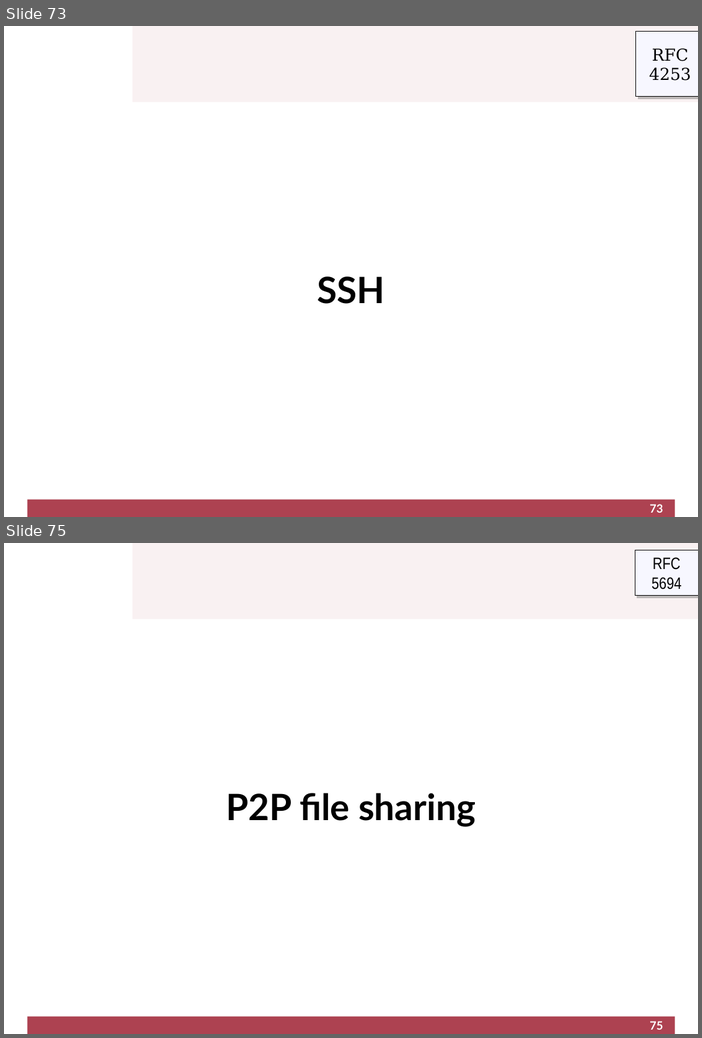
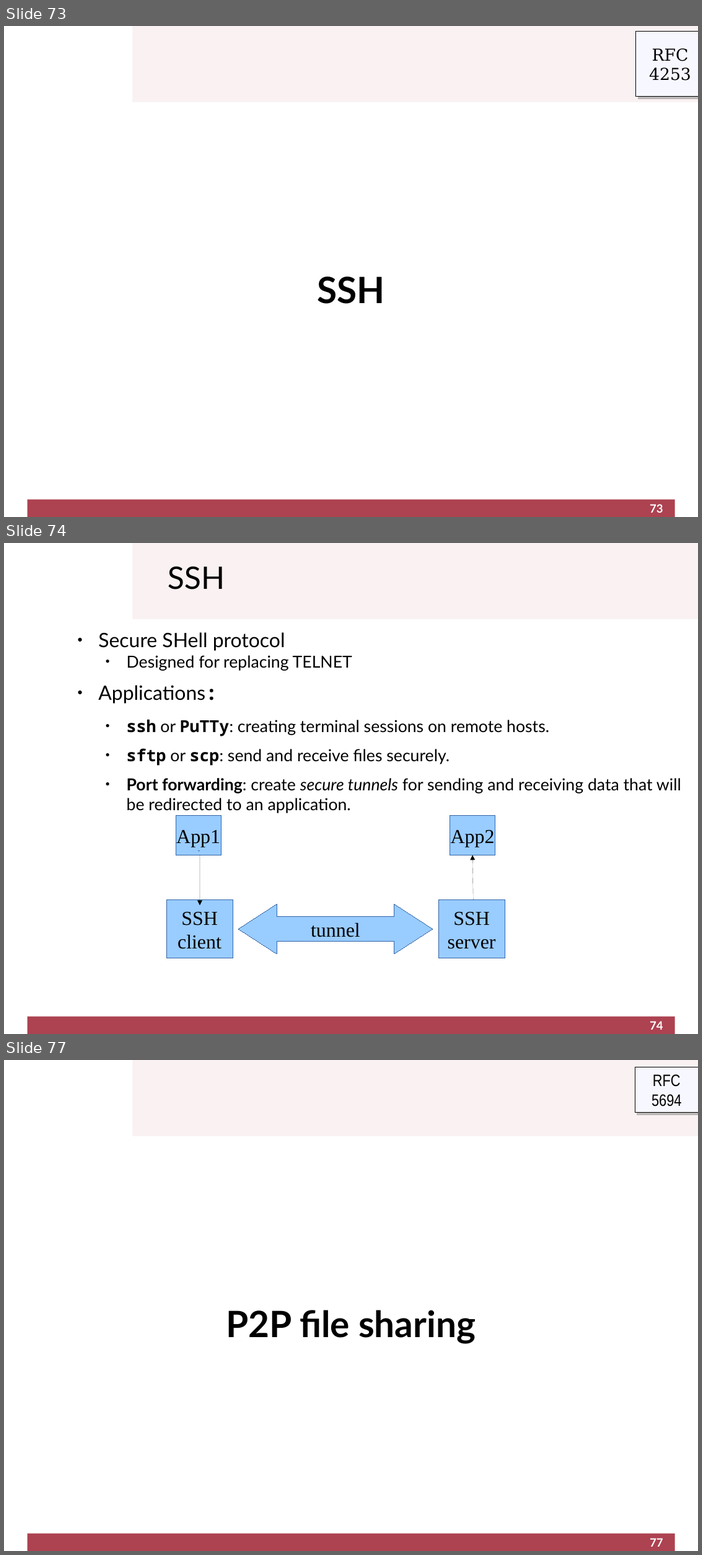
Before and after one commit to cletomartin/redes1, a slide deck: slides/application.odp. Shown one above the other, each under a label of ours: slides 73 and 75 before the commit, slides 73, 74 and 77 after it; the slides between them are not shown. The pictures are 702x1038 and 702x1555 pixels, drawn with LibreOffice and Linux fonts; fonts in the diff are those of the drawing; background and template pictures are left out. Boxes give left, top, right and bottom in pixels: in the first picture for what was removed or moved away, otherwise in the second. Text is boxed around its words. In the diff, an @@ line names an element or a change of style, - is before the commit and + after.

```diff
--- a/slides/application.odp
+++ b/slides/application.odp
@@ slide 74 added at box(4, 543, 698, 1034), background #FFFFFF; not listed: 2 template elements that a slide beside it also shows @@
@@ title added at box(168, 566, 225, 589), 37.6 pt, text #000000 @@
+SSH
@@ text added at box(98, 632, 682, 813), 20 pt, text #000000 @@
+● Secure SHell protocol
+  ● Designed for replacing TELNET
+● Applications:
+  ● ssh or PuTTy: creating terminal sessions on remote hosts.
+  ● sftp or scp: send and receive files securely.
+  ● Port forwarding: create secure tunnels for sending and receiving data that will be redirected to an application.
@@ rectangle added at box(176, 815, 221, 855), fill #99CCFF, outline #3465A4 0 pt, 24 pt, text #000000 @@
+App1
@@ rectangle added at box(450, 815, 495, 855), fill #99CCFF, outline #3465A4 0 pt, 24 pt, text #000000 @@
+App2
@@ line added from (200, 851) to (199, 851), #3465A4 0 pt @@
@@ arrow added from (200, 855) to (200, 905), #000000 0 pt @@
@@ arrow added from (474, 900) to (473, 855), #000000 0 pt @@
@@ rectangle added at box(167, 900, 233, 958), fill #99CCFF, outline #3465A4 0 pt, 24 pt, text #000000 @@
+SSH
+client
@@ left right arrow added at box(238, 904, 434, 954), fill #99CCFF, outline #3465A4 0 pt, 24 pt, text #000000 @@
+tunnel
@@ rectangle added at box(439, 900, 506, 958), fill #99CCFF, outline #3465A4 0 pt, 24 pt, text #000000 @@
+SSH
+server
@@ page number added at box(650, 1021, 664, 1030), 14 pt, text #FFFFFF, bold @@
+74
@@ what was slide 75 is now slide 77 @@
@@ page number at box(650, 1538, 664, 1547): text changed @@
-75
+77
```
Also in this commit, not shown: 2 other slides added, 1 slide removed, 1 other file.
